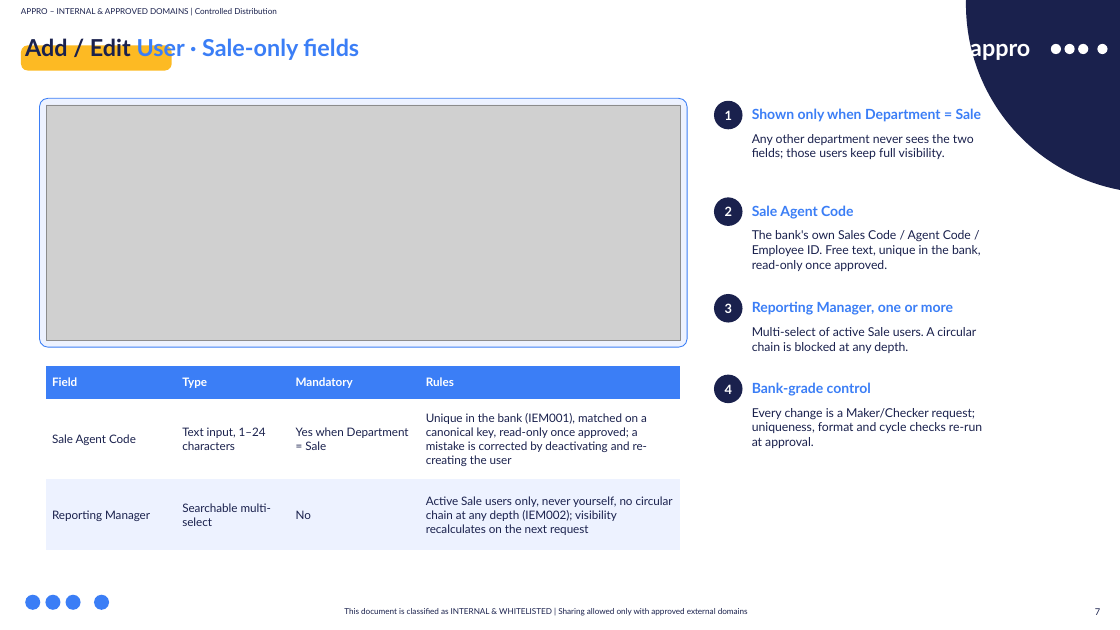
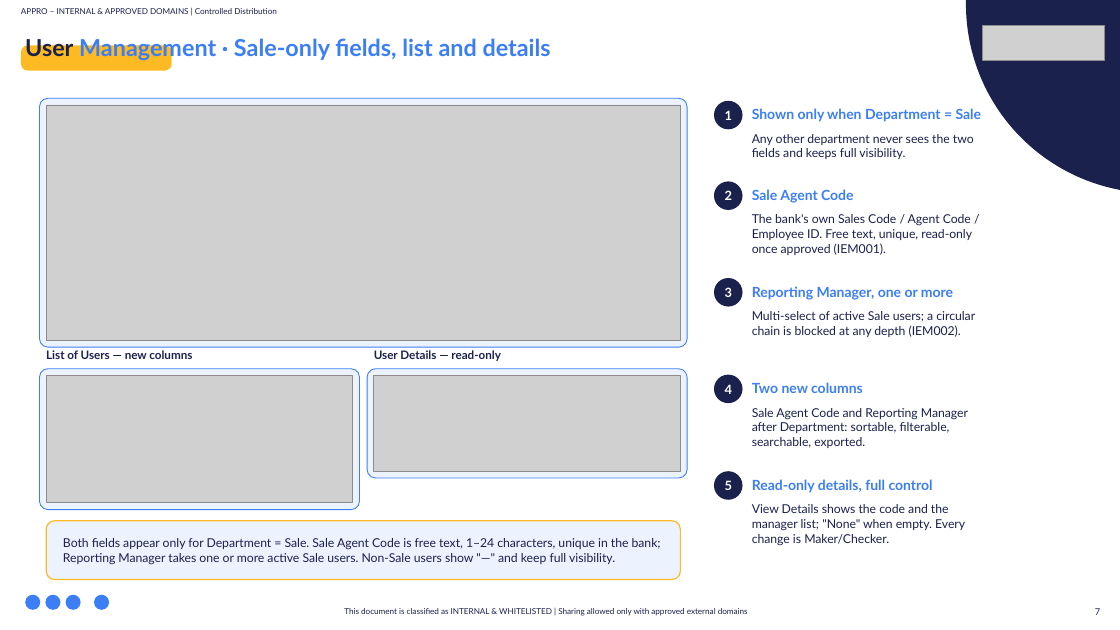
Before and after one commit to Appro-ae/Market-Place, a slide deck: slide 7 of output/02-reporting-hierarchy/20260907-015-amp2548-sale-agent-code-demo-deck.pptx. Drawn at 1120x630 pixels with LibreOffice and Linux fonts; fonts in the diff are those of the drawing; grey boxes stand for pictures. Boxes give left, top, right and bottom in pixels: in the first picture for what was removed or moved away, otherwise in the second. Text is boxed around its words. In the diff, an @@ line names an element or a change of style, - is before the commit and + after.

```diff
--- a/output/02-reporting-hierarchy/20260907-015-amp2548-sale-agent-code-demo-deck.pptx
+++ b/output/02-reporting-hierarchy/20260907-015-amp2548-sale-agent-code-demo-deck.pptx
@@ picture added at box(983, 25, 1105, 60) @@
@@ text at box(25, 36, 551, 62): text changed @@
-Add / Edit User · Sale-only fields
+User Management · Sale-only fields, list and details
@@ text removed at box(970, 44, 1030, 61) @@
-appro
@@ ellipse removed at box(1051, 44, 1061, 54) @@
@@ ellipse removed at box(1065, 44, 1075, 54) @@
@@ ellipse removed at box(1078, 44, 1088, 54) @@
@@ ellipse removed at box(1097, 44, 1107, 54) @@
@@ text at box(752, 134, 974, 159): text changed @@
-Any other department never sees the two fields; those users keep full visibility.
+Any other department never sees the two fields and keeps full visibility.
@@ text at box(752, 214, 972, 255): text changed @@
-The bank's own Sales Code / Agent Code / Employee ID. Free text, unique in the bank, read-only once approved.
+The bank's own Sales Code / Agent Code / Employee ID. Free text, unique, read-only once approved (IEM001).
@@ 4 texts, 2 ellipses: place and size @@
-4 texts, 2 ellipses at box(714, 197, 953, 323)
+4 texts, 2 ellipses at box(714, 181, 953, 307)
@@ text at box(752, 311, 975, 337): text changed @@
-Multi-select of active Sale users. A circular chain is blocked at any depth.
+Multi-select of active Sale users; a circular chain is blocked at any depth (IEM002).
@@ text added at box(46, 350, 192, 359), 10 pt, text #1A214D, bold @@
+List of Users — new columns
@@ text added at box(374, 350, 500, 361), 10 pt, text #1A214D, bold @@
+User Details — read-only
@@ rounded rectangle added at box(39, 369, 360, 510), fill #EDF2FF, outline #3B7EF6 0.75 pt @@
@@ table removed at box(46, 365, 681, 539), 3 rows, 4 columns @@
-Field | Type | Mandatory | Rules
-Sale Agent Code | Text input, 1–24 characters | Yes when Department = Sale | Unique in the bank (IEM001), matched on a canonical key, read-only once approved; a mistake is corrected by deactivating and re-creating the user
-Reporting Manager | Searchable multi-select | No | Active Sale users only, never yourself, no circular chain at any depth (IEM002); visibility recalculates on the next request
@@ picture added at box(46, 376, 353, 503) @@
@@ rounded rectangle added at box(367, 369, 687, 478), fill #EDF2FF, outline #3B7EF6 0.75 pt @@
@@ picture added at box(374, 376, 681, 471) @@
@@ text at box(752, 382, 863, 393): text changed @@
-Bank-grade control
+Two new columns
@@ text at box(752, 408, 968, 448): text changed @@
-Every change is a Maker/Checker request; uniqueness, format and cycle checks re-run at approval.
+Sale Agent Code and Reporting Manager after Department: sortable, filterable, searchable, exported.
@@ ellipse added at box(714, 471, 743, 500), fill #1A214D @@
@@ text added at box(752, 479, 933, 493), 12 pt, text #3B7EF6, bold @@
+Read-only details, full control
@@ text added at box(725, 480, 732, 490), 11 pt, text #FFFFFF, bold @@
+5
@@ text added at box(752, 504, 965, 545), 10.5 pt, text #1A214D @@
+View Details shows the code and the manager list; "None" when empty. Every change is Maker/Checker.
@@ rounded rectangle added at box(46, 521, 681, 580), fill #EDF2FF, outline #FDBA23 1 pt @@
@@ text added at box(63, 538, 661, 565), 10.5 pt, text #1A214D @@
+Both fields appear only for Department = Sale. Sale Agent Code is free text, 1–24 characters, unique in the bank; Reporting Manager takes one or more active Sale users. Non-Sale users show "—" and keep full visibility.
```
Also in this commit, not shown: 13 other slides changed, 1 slide removed, 7 other files.
